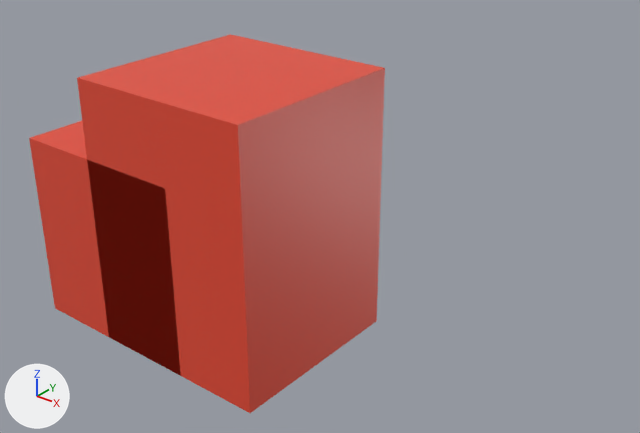
The glTF model untitled.glb, before and after one commit.
One viewpoint serves both versions: a 50 mm camera at (6.51, -5.72, 4.18) aimed at (1.89, 0.06, 0.6). The lights are fixed; the arrows at lower left show +X, +Y and +Z. Vertices at the same position are counted once.
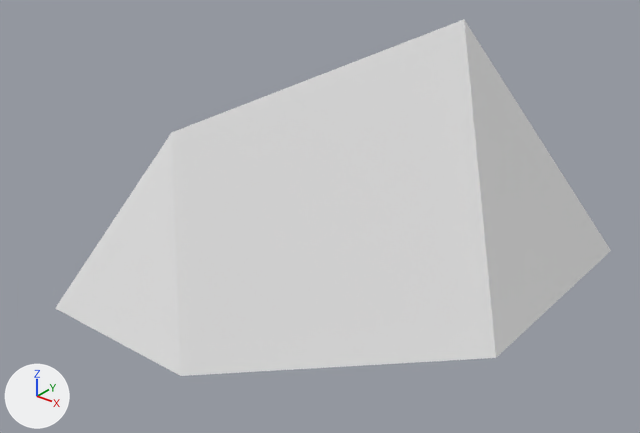
Pixel boxes [x1, y1, x2, y2] of what changed, in the pictures (640 x 433 px; the box of a moved part takes in the faces that stretch with it):
'Cube', recoloured, reshaped (red to white, 56% wider, 6% shorter): before [29, 34, 385, 413]; after [55, 20, 611, 376]
part 1 of me_cube, deleted (red): before [77, 34, 385, 413]
part 2 of me_cube, moved or reshaped: before [29, 121, 179, 373]; after [55, 20, 611, 376]

Diff of the bpy script that builds the scene:
```diff
--- a/untitled.glb.py
+++ b/untitled.glb.py
@@ mat_material @@
 mat_material = principled_material('Material')
-mat_material.base_color = (0.8, 0.0692, 0.0336)  # red #e74a33
+mat_material.base_color = (0.8, 0.8, 0.8)  # white #e7e7e7
 mat_material.roughness = 0.4
@@ me_cube @@
 # used by ob_cube; location = (0.0, 0.0, 0.0)
-me_cube.from_pydata(...)  # 20 vertices, 32 faces; spans x -1.0..1.92, y -1.0..1.0, z -1.0..1.8
+me_cube.from_pydata(...)  # 8 vertices, 12 faces; spans x -1.0..4.29, y -1.0..1.0, z -1.0..2.64
+# me_cube part 1: the loose piece of 12 vertices spanning x -0.08..1.92, y -1.0..1.0, z -1.0..1.8 is deleted
+# me_cube part 2
+# 3 vertices are removed from x -1.0..1.0, y -1.0..1.0, z 1.0
+# 9 faces are deleted
+# 1 vertex moves from x 1.0, y 1.0, z 1.0 to x 0.0, y 0.0, z 1.0
+# 3 vertices are added at (4.29, -1.0, 0.64), (4.29, 1.0, 0.64), (3.29, 0.0, 2.64)
+# 9 new faces join them
 me_cube.materials.append(mat_material)
```
